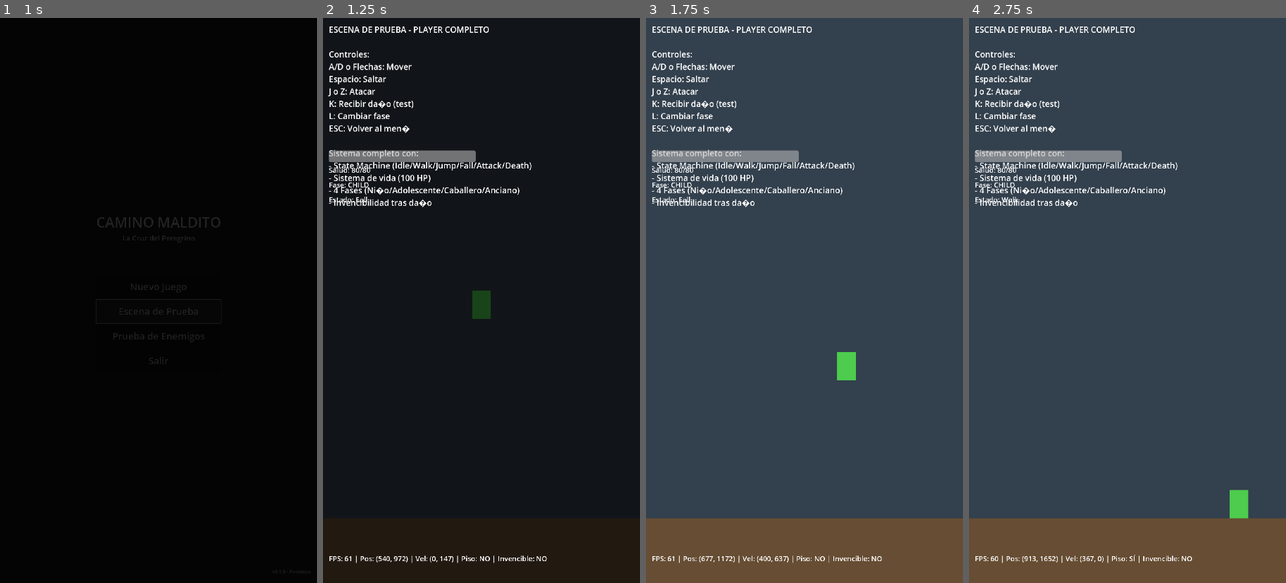
Above: before the commit, frames 1-4 (left to right).
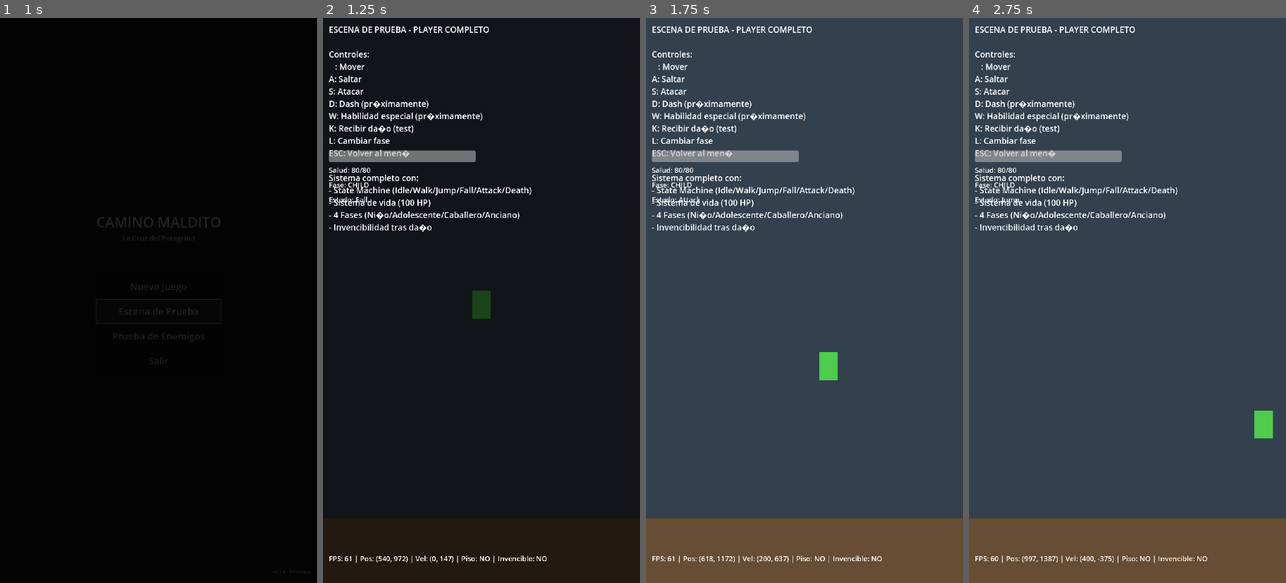
Above: after the commit, the same moments.

Repository: juanrafernandez/pilgrim
Game: Godot game, scene res://scenes/main/main_menu.tscn
Same seed, same stepped clock (60 frames per second), same inputs: the game is played once before the commit and once after it.
Inputs:
- Up to frame 1 (1 s): click "Escena de Prueba" at 0.5 s
- Up to frame 2 (1.25 s): no input
- Up to frame 3 (1.75 s): hold Right (move_right) from 1.28 s (still down); tap S (attack, bound only after the commit) at 1.35 s; tap A (jump, bound only after the commit) at 1.52 s
- Up to frame 4 (2.75 s): keep holding Right (move_right); tap J (attack, bound only before the commit) at 2.1 s; tap A (jump, bound only after the commit) at 2.27 s

Frame 1 is identical in both runs. In frame 2, 3.1% of the frame differs, in the area x 1-66%, y 8-38%; in frame 3, 3.6%; in frame 4, 3.9%, in the area x 1-96%, y 8-97%.

Commit message:
feat: improve game controls with arrow keys and ASWD layout
Changed control scheme to be more intuitive and standard:

Controls:
- Arrow keys (← →): Movement (removed A/D from movement)
- A: Jump (changed from Space/W)
- S: Attack (changed from J/Z)
- D: Dash (reserved for future implementation)
- W: Special ability (reserved for future implementation)
- E: Interact (unchanged)
- ESC: Pause/Menu (unchanged)

UI Updates:
- Updated all test scenes with new control instructions
- Added arrow symbols (← →) for clarity
- Mentioned upcoming features (Dash, Special ability)

Documentation:
- Created docs/CONTROLES.md with complete control reference
- Includes keyboard mapping and future touch controls design
- Documents Godot action mappings for reference

This layout is:
1. More intuitive for keyboard players (arrows + ASWD)
2. Reserves D and W for future abilities
3. Follows common gaming conventions
4. Easier to translate to touch controls later

Files modified:
- project.godot (input action mappings)
- All test scene .tscn files (UI text updates)
- docs/CONTROLES.md (new documentation)

Diff:
--- a/project.godot
+++ b/project.godot
@@ -34,27 +34,32 @@
 
 #Touchcontrolswillbeconfiguredlatermove_left={
 "deadzone": 0.5,
-"events": [Object(InputEventKey,"resource_local_to_scene":fa …(139 unchanged characters)… d":false,"keycode":0,"physical_keycode":65,"key_label":0,"unicode":0,"location":0,"echo":false,"script":null)
-, Object(InputEventKey,"resource_local_to_scene":false,"resource_name":"","device":0,"window_id":0,"alt_pressed":false,"shift_pressed":false,"ctrl_pressed":false,"meta_pressed":false,"pressed":false,"keycode":0,"physical_keycode":4194319,"key_label":0,"unicode":0,"location":0,"echo":false,"script":null)
+"events": [Object(InputEventKey,"resource_local_to_scene":fa …(139 unchanged characters)… d":false,"keycode":0,"physical_keycode":4194319,"key_label":0,"unicode":0,"location":0,"echo":false,"script":null)
 ]
 }
 move_right={
 "deadzone": 0.5,
-"events": [Object(InputEventKey,"resource_local_to_scene":fa …(139 unchanged characters)… d":false,"keycode":0,"physical_keycode":68,"key_label":0,"unicode":0,"location":0,"echo":false,"script":null)
-, Object(InputEventKey,"resource_local_to_scene":false,"resource_name":"","device":0,"window_id":0,"alt_pressed":false,"shift_pressed":false,"ctrl_pressed":false,"meta_pressed":false,"pressed":false,"keycode":0,"physical_keycode":4194321,"key_label":0,"unicode":0,"location":0,"echo":false,"script":null)
+"events": [Object(InputEventKey,"resource_local_to_scene":fa …(139 unchanged characters)… d":false,"keycode":0,"physical_keycode":4194321,"key_label":0,"unicode":0,"location":0,"echo":false,"script":null)
 ]
 }
 jump={
 "deadzone": 0.5,
-"events": [Object(InputEventKey,"resource_local_to_scene":fa …(139 unchanged characters)… d":false,"keycode":0,"physical_keycode":87,"key_label":0,"unicode":0,"location":0,"echo":false,"script":null)
-, Object(InputEventKey,"resource_local_to_scene":false,"resource_name":"","device":0,"window_id":0,"alt_pressed":false,"shift_pressed":false,"ctrl_pressed":false,"meta_pressed":false,"pressed":false,"keycode":0,"physical_keycode":32,"key_label":0,"unicode":0,"location":0,"echo":false,"script":null)
-, Object(InputEventKey,"resource_local_to_scene":false,"resource_name":"","device":0,"window_id":0,"alt_pressed":false,"shift_pressed":false,"ctrl_pressed":false,"meta_pressed":false,"pressed":false,"keycode":0,"physical_keycode":4194320,"key_label":0,"unicode":0,"location":0,"echo":false,"script":null)
+"events": [Object(InputEventKey,"resource_local_to_scene":fa …(139 unchanged characters)… d":false,"keycode":0,"physical_keycode":65,"key_label":0,"unicode":0,"location":0,"echo":false,"script":null)
 ]
 }
 attack={
 "deadzone": 0.5,
-"events": [Object(InputEventKey,"resource_local_to_scene":fa …(139 unchanged characters)… d":false,"keycode":0,"physical_keycode":74,"key_label":0,"unicode":0,"location":0,"echo":false,"script":null)
-, Object(InputEventKey,"resource_local_to_scene":false,"resource_name":"","device":0,"window_id":0,"alt_pressed":false,"shift_pressed":false,"ctrl_pressed":false,"meta_pressed":false,"pressed":false,"keycode":0,"physical_keycode":90,"key_label":0,"unicode":0,"location":0,"echo":false,"script":null)
+"events": [Object(InputEventKey,"resource_local_to_scene":fa …(139 unchanged characters)… d":false,"keycode":0,"physical_keycode":83,"key_label":0,"unicode":0,"location":0,"echo":false,"script":null)
+]
+}
+dash={
+"deadzone": 0.5,
+"events": [Object(InputEventKey,"resource_local_to_scene":false,"resource_name":"","device":0,"window_id":0,"alt_pressed":false,"shift_pressed":false,"ctrl_pressed":false,"meta_pressed":false,"pressed":false,"keycode":0,"physical_keycode":68,"key_label":0,"unicode":0,"location":0,"echo":false,"script":null)
+]
+}
+special={
+"deadzone": 0.5,
+"events": [Object(InputEventKey,"resource_local_to_scene":false,"resource_name":"","device":0,"window_id":0,"alt_pressed":false,"shift_pressed":false,"ctrl_pressed":false,"meta_pressed":false,"pressed":false,"keycode":0,"physical_keycode":87,"key_label":0,"unicode":0,"location":0,"echo":false,"script":null)
 ]
 }
 interact={
--- a/scenes/main/test_scene.tscn
+++ b/scenes/main/test_scene.tscn
@@ -43,9 +43,9 @@
 text = "ESCENA DE PRUEBA
 
 Controles:
-A/D o Flechas: Mover
-Espacio o W: Saltar
-ESC: Volver al menú
+\u2190 \u2192: Mover
+A: Saltar
+ESC: Volver al men\u00fa
 
 Este es un placeholder para validar
 que Godot funciona correctamente."
--- a/scenes/main/test_scene_enemies.tscn
+++ b/scenes/main/test_scene_enemies.tscn
@@ -59,9 +59,9 @@
 text = "PRUEBA DE ENEMIGOS
 
 Controles:
-A/D: Mover
-Espacio: Saltar
-J/Z: Atacar
+\u2190 \u2192: Mover
+A: Saltar
+S: Atacar
 ESC: Men\u00fa
 
 Enemigos:
--- a/scenes/main/test_scene_v2.tscn
+++ b/scenes/main/test_scene_v2.tscn
@@ -42,9 +42,11 @@
 text = "ESCENA DE PRUEBA - PLAYER COMPLETO
 
 Controles:
-A/D o Flechas: Mover
-Espacio: Saltar
-J o Z: Atacar
+\u2190 \u2192: Mover
+A: Saltar
+S: Atacar
+D: Dash (pr\u00f3ximamente)
+W: Habilidad especial (pr\u00f3ximamente)
 K: Recibir da\u00f1o (test)
 L: Cambiar fase
 ESC: Volver al men\u00fa
Not shown, added: docs/CONTROLES.md
